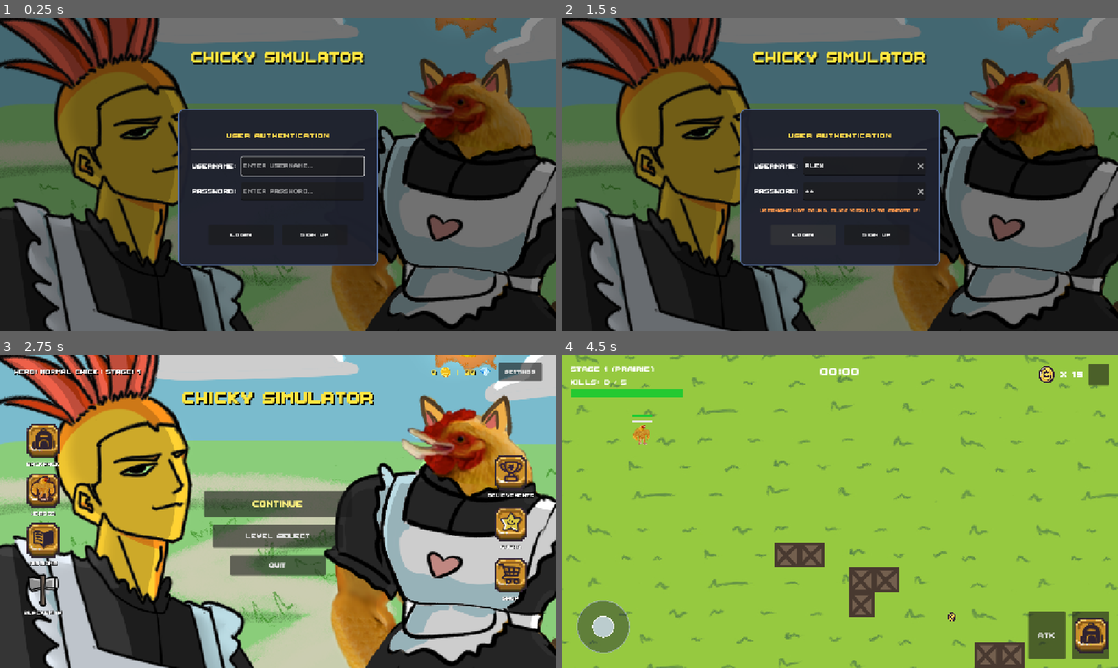
Above: before the commit, frames 1-4 (two rows, left to right).
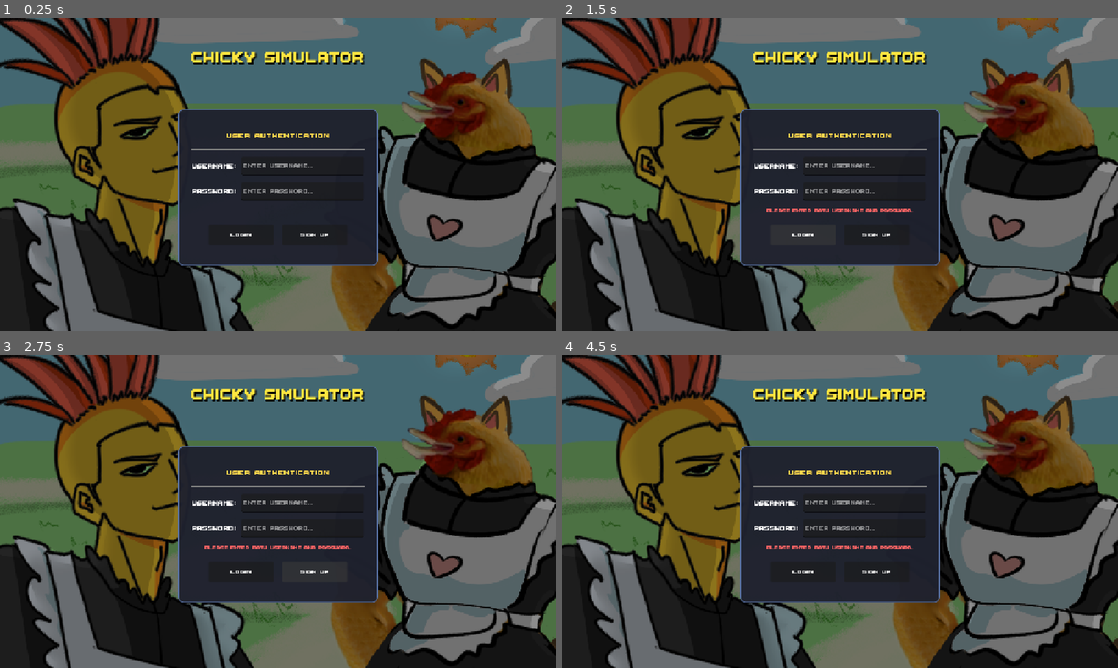
Above: after the commit, the same moments.

Repository: PuoLin/Chicky-Simulator-v3.0
Game: Godot game, scene res://scenes/ui/AuthScreen.tscn
Two runs of this game, one before a commit and one after it. Both use one fixed random seed, a clock stepped at 60 frames per second and the inputs below. Sound files missing from this copy of the repository are replaced by a short silence.
Inputs (mouse positions are in pixels of both pictures, inside the frame that each line leads up to):
- Up to frame 1 (0.25 s): no input
- Up to frame 2 (1.5 s): click (862, 165) at 0.52 s; type "Alex" at 0.6 s; click (862, 190) at 0.75 s; type "12" at 0.83 s; click "LOGIN" at 1.25 s
- Up to frame 3 (2.75 s): click "SIGN UP" at 2 s
- Up to frame 4 (4.5 s): click (840, 505) at 2.75 s, where only the run before the commit has a clickable "CONTINUE"; click (1101, 373) at 3.5 s, where only the run before the commit has a clickable "||"; click (840, 495) at 4.25 s, where only the run before the commit has a clickable "RESUME"

The runs differ from the first frame. In frame 1, 0.2% of the frame differs, in the area x 43-66%, y 44-51%; in frame 2, 0.5%; in frame 3, 79%; in frame 4, 100%, in the area x 0-100%, y 0-100%.

Commit message:
Show Keybaord fixing

Diff:
--- a/scenes/ui/AuthScreen.tscn
+++ b/scenes/ui/AuthScreen.tscn
@@ -119,9 +119,16 @@
 custom_minimum_size = Vector2(0, 42)
 layout_mode = 2
 size_flags_horizontal = 3
+focus_mode = 0
 theme_override_font_sizes/font_size = 22
 placeholder_text = "Enter username..."
 clear_button_enabled = true
+
+[node name="UsernameButton" type="Button" parent="CenterContainer/Panel/VBoxContainer/UsernameRow/UsernameInput" unique_id=1710496909]
+modulate = Color(1, 1, 1, 0)
+layout_mode = 0
+offset_right = 284.0
+offset_bottom = 43.0
 
 [node name="PasswordRow" type="HBoxContainer" parent="CenterContainer/Panel/VBoxContainer" unique_id=409993807]
 layout_mode = 2
@@ -136,11 +143,19 @@
 custom_minimum_size = Vector2(0, 42)
 layout_mode = 2
 size_flags_horizontal = 3
+focus_mode = 0
 theme_override_font_sizes/font_size = 22
 placeholder_text = "Enter password..."
 clear_button_enabled = true
 virtual_keyboard_type = 6
 secret = true
+
+[node name="PasswordButton" type="Button" parent="CenterContainer/Panel/VBoxContainer/PasswordRow/PasswordInput" unique_id=1229283533]
+modulate = Color(1, 1, 1, 0)
+layout_mode = 0
+offset_top = 1.0
+offset_right = 284.0
+offset_bottom = 45.0
 
 [node name="StatusLabel" type="Label" parent="CenterContainer/Panel/VBoxContainer" unique_id=1132876040]
 custom_minimum_size = Vector2(0, 24)
@@ -167,6 +182,5 @@
 theme_override_font_sizes/font_size = 22
 text = "SIGN UP"
 
-[connection signal="focus_entered" from="CenterContainer/Panel/VBoxContainer/UsernameRow" to="." method="_on_username_row_focus_entered"]
-[connection signal="focus_entered" from="CenterContainer/Panel/VBoxContainer/UsernameRow/UsernameInput" to="." method="_on_username_input_focus_entered"]
-[connection signal="focus_entered" from="CenterContainer/Panel/VBoxContainer/PasswordRow/PasswordInput" to="." method="_on_password_input_focus_entered"]
+[connection signal="pressed" from="CenterContainer/Panel/VBoxContainer/UsernameRow/UsernameInput/UsernameButton" to="." method="_on_username_button_pressed"]
+[connection signal="pressed" from="CenterContainer/Panel/VBoxContainer/PasswordRow/PasswordInput/PasswordButton" to="." method="_on_password_button_pressed"]
--- a/scripts/ui/auth_screen.gd
+++ b/scripts/ui/auth_screen.gd
@@ -115,11 +115,50 @@
 	status_label.add_theme_color_override("font_color", col)
 
 
-#func _on_username_input_focus_entered() -> void:
-	## Forces the keyboard to open when the Username box is tapped
-	#DisplayServer.virtual_keyboard_show("")
-#
-#
-#func _on_password_input_focus_entered() -> void:
-## Forces the keyboard to open when the Password box is tapped
-	#DisplayServer.virtual_keyboard_show("")
+# --- HTML BRIDGE WORKAROUND FOR HUAWEI QUICK APP KEYBOARD ---
+func spawn_html_input(input_type: String, field_id: String) -> void:
+	var js_code = """
+		var old_box = document.getElementById('godot_temp_input');
+		if (old_box) old_box.remove();
+
+		var box = document.createElement('input');
+		box.id = 'godot_temp_input';
+		box.type = '%s';
+		box.placeholder = 'Enter %s...';
+		box.style.position = 'fixed';
+		box.style.top = '10px';
+		box.style.left = '50%';
+		box.style.transform = 'translateX(-50%)';
+		box.style.fontSize = '20px';
+		box.style.padding = '10px';
+		box.style.zIndex = '9999';
+		document.body.appendChild(box);
+		box.focus();
+
+		box.onblur = function() {
+			window.godotHtmlCallback([box.value, '%s']);
+			box.remove();
+		};
+		box.onkeydown = function(e) {
+			if (e.key === 'Enter') box.blur();
+		};
+	""" % [input_type, field_id, field_id]
+
+	JavaScriptBridge.eval(js_code)
+
+func _on_html_input(args) -> void:
+	var typed_text = args[0]
+	var field = args[1]
+
+	if field == "username":
+		username_input.text = typed_text
+	elif field == "password":
+		password_input.text = typed_text
+
+func _on_username_button_pressed() -> void:
+	if OS.has_feature("web"):
+		spawn_html_input("text", "username")
+
+func _on_password_button_pressed() -> void:
+	if OS.has_feature("web"):
+		spawn_html_input("password", "password")
Not shown, changed: export_presets.cfg
Not shown, changed: huawei_build/index.pck
